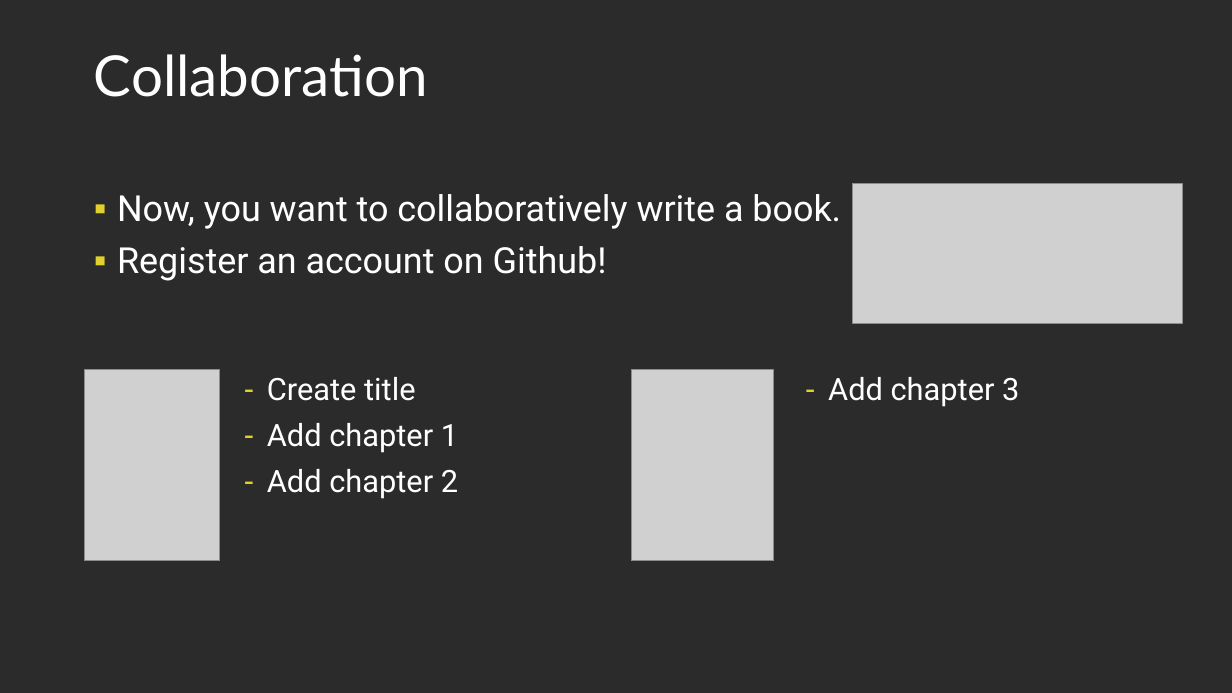
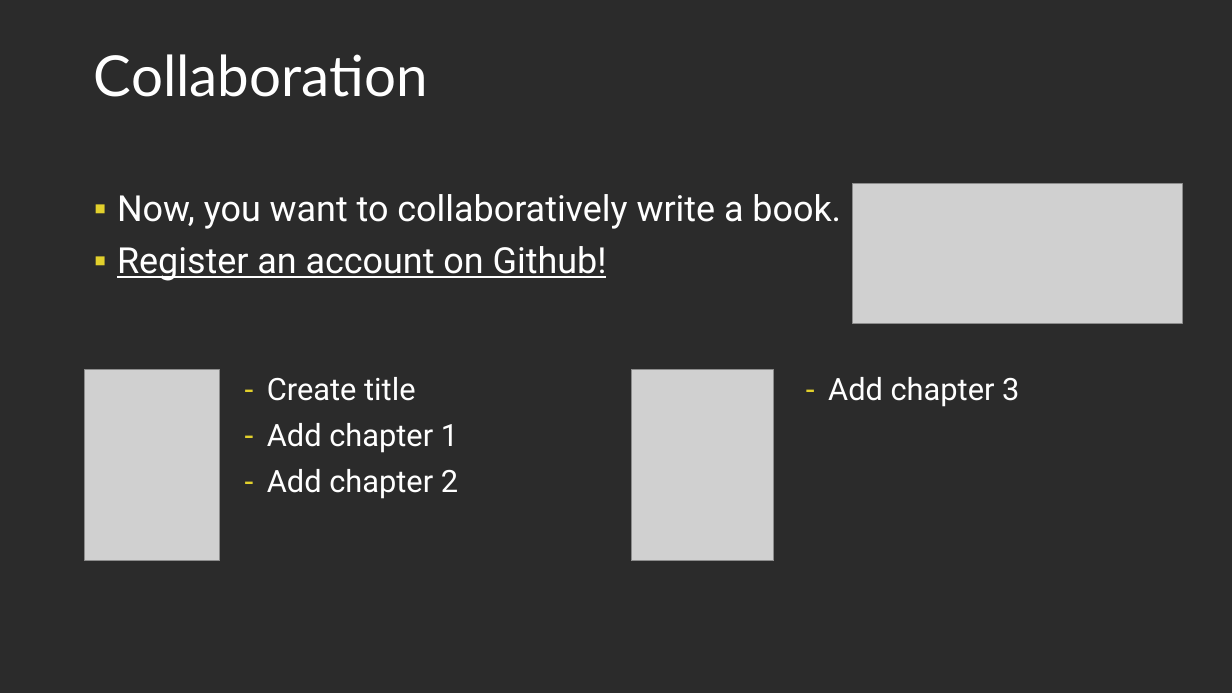
Before and after one commit to Light2Dark/git_tutorial, a slide deck: slide 16 of Git and Github.pptx (slide 17 before the commit). Drawn at 1232x693 pixels with LibreOffice and Linux fonts; fonts in the diff are those of the drawing; grey boxes stand for pictures; background and template pictures are left out; a plain dark background stands for a picture behind light text. Boxes give left, top, right and bottom in pixels: in the first picture for what was removed or moved away, otherwise in the second. Text is boxed around its words. In the diff, an @@ line names an element or a change of style, - is before the commit and + after.

```diff
--- a/Git and Github.pptx
+++ b/Git and Github.pptx
@@ text at bbox=[117, 246, 607, 281]: underline on in "Register an account on Github!" @@
```
Also in this commit, not shown: 13 other slides changed, 4 slides added, 3 slides removed.
